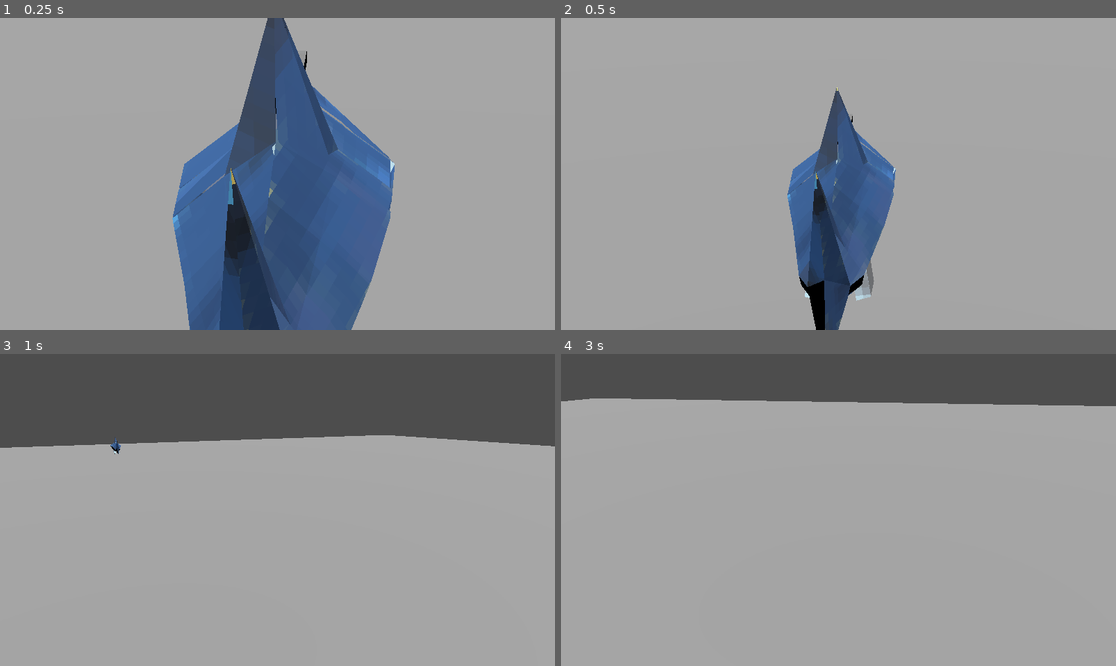
Above: before the commit, frames 1-4 (two rows, left to right).
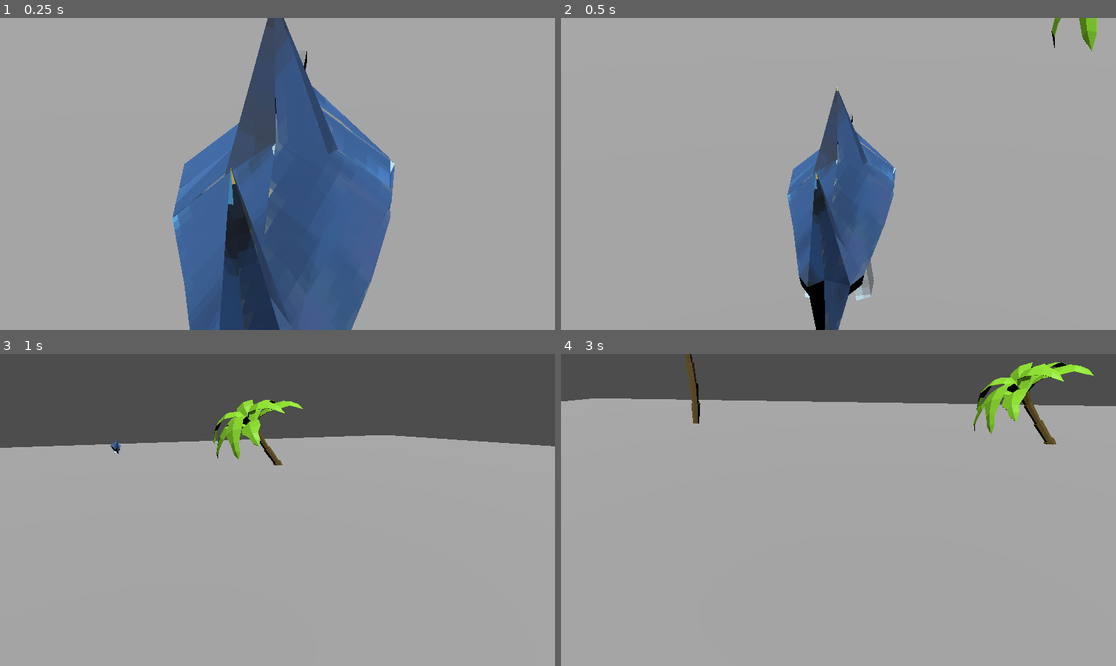
Above: after the commit, the same moments.

Repository: wallysaurus/shark-gaem
Game: Godot game, scene res://camera_3d.tscn
Two runs of this game, one before a commit and one after it. Both use one fixed random seed, a clock stepped at 60 frames per second and the inputs below.
Inputs (mouse positions are in pixels of both pictures, inside the frame that each line leads up to):
- Up to frame 1 (0.25 s): no input
- Up to frame 2 (0.5 s): no input
- Up to frame 3 (1 s): tap Enter (ui_accept) at 0.5, 0.77 s; move the mouse to (305, 510) at 0.52 s; hold Up (ui_up) from 0.53 s (still down); hold F from 0.53 s (still down); click (305, 510) at 0.67 s
- Up to frame 4 (3 s): keep holding Up (ui_up); move the mouse to (810, 510) at 1.27 s; release F at 1.28 s; tap Space at 1.35, 2.85 s; tap Enter (ui_accept) at 1.52, 2, 2.75 s; move the mouse to (849, 503) at 2.02 s; hold F 2.03-2.78 s; move the mouse to (832, 516) at 2.77 s; click (832, 516) at 2.92 s

Frame 1 is identical in both runs. In frame 2, 0.3% of the frame differs, in the area x 88-97%, y 0-11%; in frame 3, 1.2%; in frame 4, 2.0%, in the area x 22-96%, y 0-30%.

Commit message:
sum trees

Diff:
--- a/GodotProject/camera_3d.tscn
+++ b/GodotProject/camera_3d.tscn
@@ -6,6 +6,7 @@
 [ext_resource type="Script" path="res://addons/phantom_camera/scripts/phantom_camera_host/phantom_camera_host.gd" id="4_yldkg"]
 [ext_resource type="Script" path="res://PlayerController.gd" id="5_lsy7m"]
 [ext_resource type="Script" path="res://addons/phantom_camera/scripts/phantom_camera/phantom_camera_3D.gd" id="6_apoac"]
+[ext_resource type="PackedScene" uid="uid://cwyyh553mfmw7" path="res://Palm Tree.gltf" id="7_emeix"]
 
 [sub_resource type="PhysicsMaterial" id="PhysicsMaterial_ea2qi"]
 
@@ -24,7 +25,7 @@
 [node name="Camera3D" type="Camera3D" parent="."]
 transform = Transform3D(0.998464, -0.0152516, 0.0532624, 0, 0.961359, 0.275284, -0.0554033, -0.274861, 0.959882, 0.187368, 1.26617, 3.11995)
 keep_aspect = 0
-fov = 74.0948
+fov = 73.9733
 
 [node name="PhantomCameraHost" type="Node" parent="Camera3D"]
 script = ExtResource("4_yldkg")
@@ -82,3 +83,18 @@
 [node name="SpringArm3D" type="SpringArm3D" parent="RigidBody3D/Shark"]
 transform = Transform3D(-4.37114e-08, 0, -1, 0, 1, 0, 1, 0, -4.37114e-08, 0.45676, -0.0424623, 0.095)
 script = ExtResource("3_qqu3t")
+
+[node name="Palm Tree" parent="." instance=ExtResource("7_emeix")]
+transform = Transform3D(1, 0, 0, 0, 1, 0, 0, 0, 1, -7.17242, -0.375374, -9.99713)
+
+[node name="Palm Tree" parent="Palm Tree" instance=ExtResource("7_emeix")]
+transform = Transform3D(1, 0, 0, 0, 1, 0, 0, 0, 1, -12.7732, -0.375374, 3.25142)
+
+[node name="Palm Tree" parent="Palm Tree/Palm Tree" instance=ExtResource("7_emeix")]
+transform = Transform3D(1, 0, 0, 0, 1, 0, 0, 0, 1, 30.393, -0.375374, 12.457)
+
+[node name="Palm Tree" parent="Palm Tree/Palm Tree/Palm Tree" instance=ExtResource("7_emeix")]
+transform = Transform3D(1, 0, 0, 0, 1, 0, 0, 0, 1, -12.4239, -0.375374, 3.25142)
+
+[node name="Palm Tree" parent="Palm Tree/Palm Tree/Palm Tree/Palm Tree" instance=ExtResource("7_emeix")]
+transform = Transform3D(0.836898, -0.547359, 0, 0.547359, 0.836898, 0, 0, 0, 1, 7.98241, -0.375374, -19.1807)
Not shown, added: GodotProject/Palm Tree.gltf
Not shown, added: GodotProject/Palm Tree.gltf.import
Not shown: 1 places in GodotProject/camera_3d.tscn that only renumber resources
